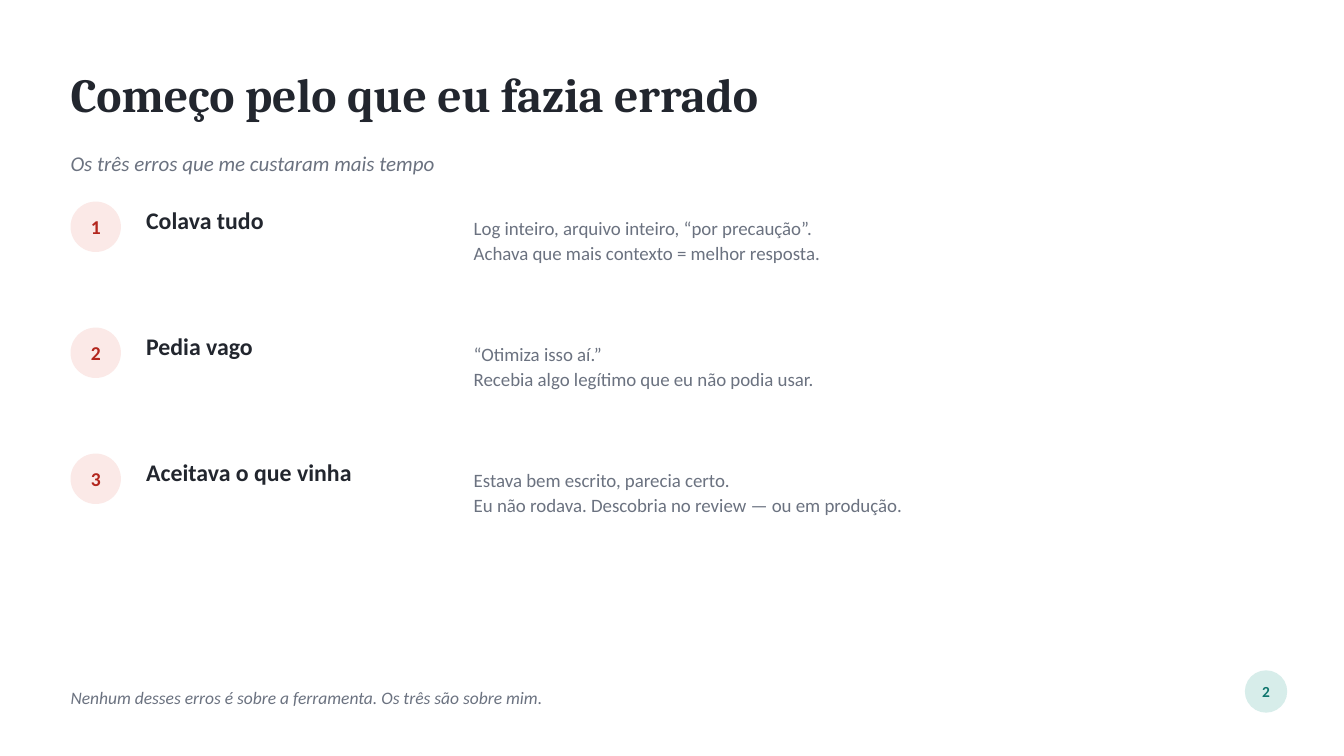
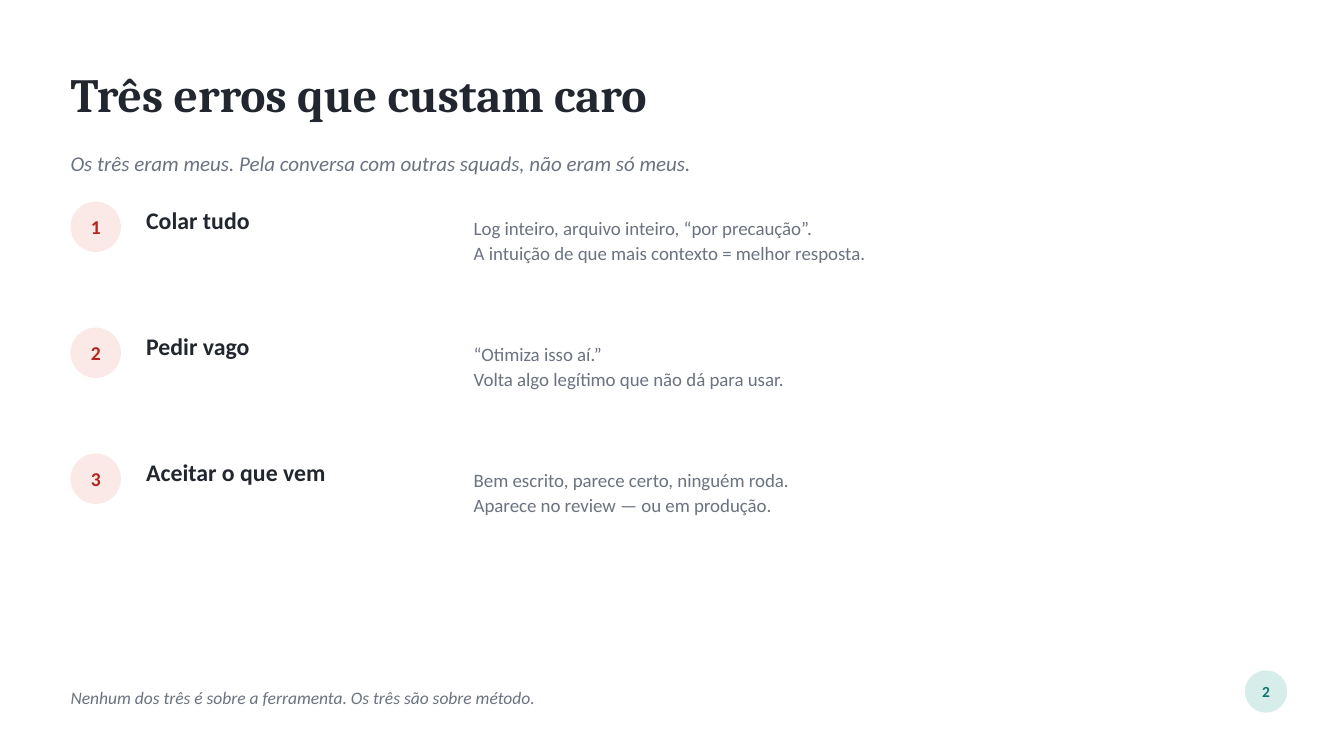
Before and after one commit to devdiasbr/boas-praticas-ia, a slide deck: slide 3 of apresentacao/como-eu-uso-ia.pptx. Drawn at 1344x756 pixels with LibreOffice and Linux fonts; fonts in the diff are those of the drawing. Boxes give left, top, right and bottom in pixels: in the first picture for what was removed or moved away, otherwise in the second. Text is boxed around its words. In the diff, an @@ line names an element or a change of style, - is before the commit and + after.

```diff
--- a/apresentacao/como-eu-uso-ia.pptx
+++ b/apresentacao/como-eu-uso-ia.pptx
@@ text at (71, 78, 646, 122): text changed @@
-Começo pelo que eu fazia errado
+Três erros que custam caro
@@ text at (71, 156, 691, 175): text changed @@
-Os três erros que me custaram mais tempo
+Os três eram meus. Pela conversa com outras squads, não eram só meus.
@@ text at (146, 212, 250, 229): text changed @@
-Colava tudo
+Colar tudo
@@ text at (474, 247, 865, 263): text changed @@
-Achava que mais contexto = melhor resposta.
+A intuição de que mais contexto = melhor resposta.
@@ text at (146, 338, 250, 359): text changed @@
-Pedia vago
+Pedir vago
@@ text at (474, 373, 784, 389): text changed @@
-Recebia algo legítimo que eu não podia usar.
+Volta algo legítimo que não dá para usar.
@@ text at (146, 464, 325, 485): text changed @@
-Aceitava o que vinha
+Aceitar o que vem
@@ text at (474, 474, 789, 515): text changed @@
-Estava bem escrito, parecia certo.
-Eu não rodava. Descobria no review — ou em produção.
+Bem escrito, parece certo, ninguém roda.
+Aparece no review — ou em produção.
@@ text at (71, 692, 535, 706): text changed @@
-Nenhum desses erros é sobre a ferramenta. Os três são sobre mim.
+Nenhum dos três é sobre a ferramenta. Os três são sobre método.
```
Also in this commit, not shown: 21 other slides changed, 1 other file.
